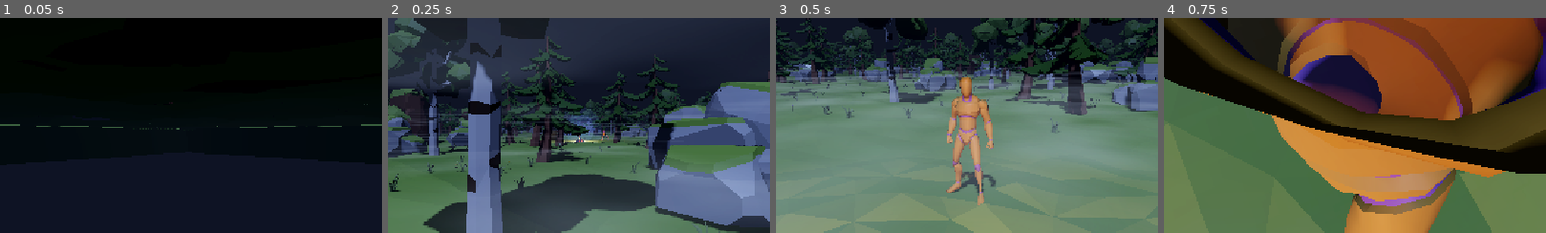
Above: before the commit, frames 1-4 (left to right).
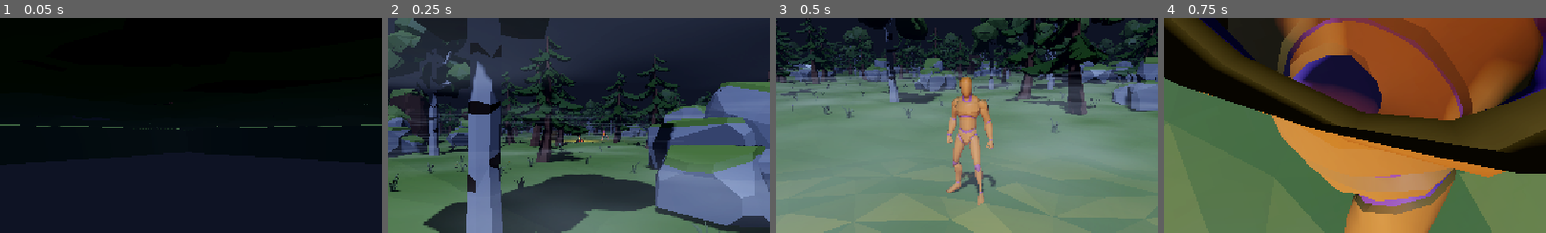
Above: after the commit, the same moments.

Repository: nglewis33/GodotWildJam
Game: Godot game, scene res://scenes/levels/test.tscn
Same seed, same stepped clock (60 frames per second), same inputs: the game is played once before the commit and once after it.
Inputs (mouse positions are % of the whole screen's width and height, from its top left):
- Up to frame 1 (0.05 s): no input
- Up to frame 2 (0.25 s): no input
- Up to frame 3 (0.5 s): no input
- Up to frame 4 (0.75 s): tap Enter at 0.5 s; move the mouse to (55, 50) at 0.52 s; hold W from 0.53 s (still down); tap Q at 0.6 s
The pictures show only the part of the screen within x 25-75%, y 24-74%; the shares and areas given below are measured in that part.

Frame 1 is identical in both runs. In frame 2, 1.0% of the frame differs, in the area x 44-56%, y 41-59%; in frame 3, less than 0.1%; in frame 4, nothing differs.

Commit message:
Remove the fake beam cones; narrow the flashlight's own spot angle (28 -> 18)
Co-Authored-By: Claude Sonnet 5.5 <noreply@anthropic.com>
Claude-Session: https://claude.ai/code/session_013AyY7Mrk6f1mmX5utg9nye

Diff:
--- a/scenes/player/Player.tscn
+++ b/scenes/player/Player.tscn
@@ -51,7 +51,7 @@
 light_energy = 4.0
 shadow_enabled = true
 spot_range = 15.0
-spot_angle = 28.0
+spot_angle = 18.0
 script = ExtResource("8_flash")
 
 [node name="Footsteps" type="AudioStreamPlayer" parent="." unique_id=1735954332]
--- a/scripts/player/flashlight.gd
+++ b/scripts/player/flashlight.gd
@@ -2,83 +2,13 @@
 ## Player flashlight: a cone pointing where the character faces.
 ## F toggles it. Tune the beam with this node's SpotLight3D properties
 ## (range, angle, energy, color, shadows).
-## Volumetric fog isn't available in the Compatibility renderer, so the visible
-## light beam is a faint see-through cone mesh that matches the spot's range
-## and angle.
 
 @export var toggle_key: Key = KEY_F
 @export var starts_on := true
-@export_group("Visible beam")
-@export var beam_enabled := true
-@export var beam_color := Color(1.0, 0.95, 0.8)
-## Brightness of the beam (it adds to what's behind it).
-@export_range(0.0, 1.0, 0.01) var beam_strength := 0.12
-## Width of the visible beam compared with the light's spot angle (smaller = tighter).
-@export_range(0.1, 1.0, 0.01) var beam_width := 0.4
-## Nested cones that make the beam brightest along its center (1 = flat).
-@export_range(1, 5) var beam_layers := 3
-## How much of the light's range the beam covers.
-@export_range(0.1, 1.0, 0.01) var beam_length := 0.8
-
-const BEAM_SHADER := """
-shader_type spatial;
-render_mode unshaded, blend_add, cull_disabled, depth_draw_never;
-uniform vec4 beam_color : source_color = vec4(1.0);
-uniform float strength = 0.15;
-uniform float cone_height = 15.0;
-varying float along;
-void vertex() {
-	// Cylinder axis is Y; the apex (radius 0) is at +Y.
-	along = clamp((cone_height * 0.5 - VERTEX.y) / cone_height, 0.0, 1.0);
-}
-void fragment() {
-	float facing = abs(dot(normalize(NORMAL), normalize(VIEW)));
-	float a = pow(1.0 - along, 1.8) * smoothstep(0.0, 0.15, along) * pow(facing, 1.2);
-	ALBEDO = beam_color.rgb * a * strength;
-	ALPHA = 1.0;
-}
-"""
-
-var _beam: Node3D
 
 
 func _ready() -> void:
 	visible = starts_on
-	if beam_enabled:
-		_build_beam()
-
-
-func _build_beam() -> void:
-	var length := spot_range * beam_length
-	var full_radius := length * tan(deg_to_rad(spot_angle * beam_width))
-	var sh := Shader.new()
-	sh.code = BEAM_SHADER
-	var mat := ShaderMaterial.new()
-	mat.shader = sh
-	mat.render_priority = 5
-	mat.set_shader_parameter("beam_color", beam_color)
-	mat.set_shader_parameter("strength", beam_strength / beam_layers)
-	mat.set_shader_parameter("cone_height", length)
-	_beam = Node3D.new()
-	_beam.name = "Beam"
-	# Spot lights shine along -Z; put the cones' apex at the light.
-	_beam.rotation_degrees = Vector3(90.0, 0.0, 0.0)
-	_beam.position = Vector3(0.0, 0.0, -length * 0.5)
-	add_child(_beam)
-	for i in beam_layers:
-		var cone := CylinderMesh.new()
-		cone.top_radius = 0.0
-		cone.bottom_radius = full_radius * float(beam_layers - i) / beam_layers
-		cone.height = length
-		cone.radial_segments = 24
-		cone.rings = 1
-		cone.cap_top = false
-		cone.cap_bottom = false
-		var mi := MeshInstance3D.new()
-		mi.mesh = cone
-		mi.material_override = mat
-		mi.cast_shadow = GeometryInstance3D.SHADOW_CASTING_SETTING_OFF
-		_beam.add_child(mi)
 
 
 func _unhandled_input(event: InputEvent) -> void:
